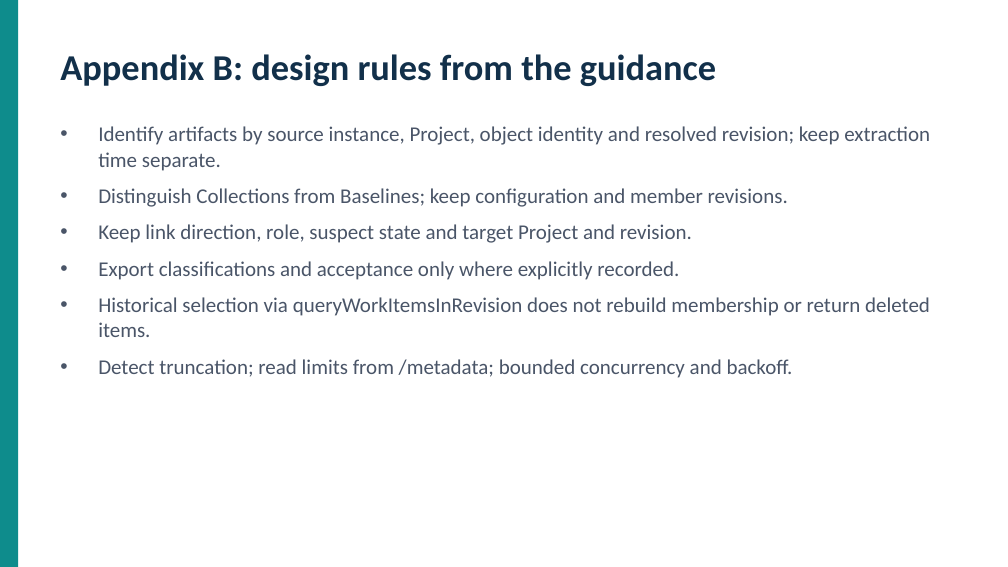
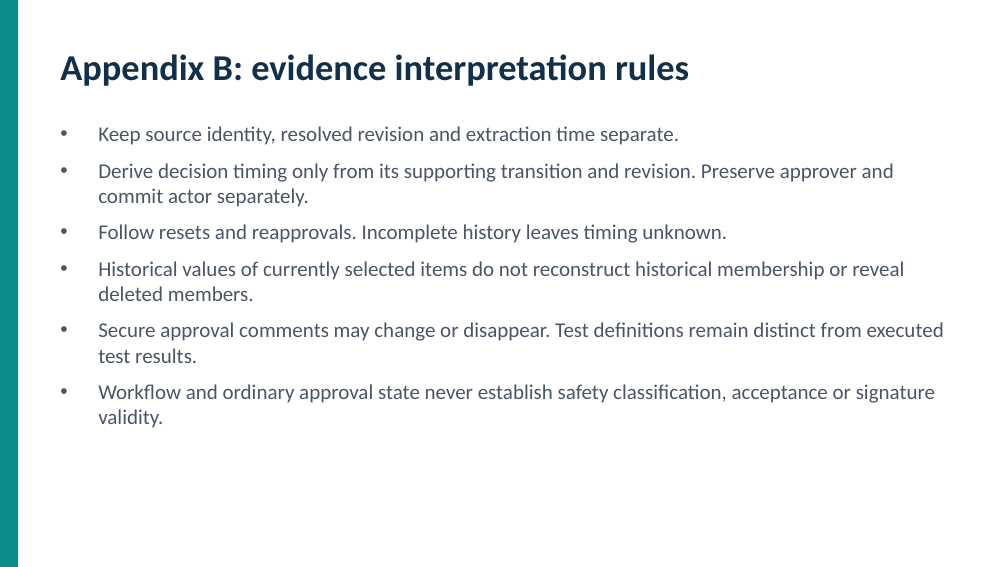
Before and after one commit to SRAC-Project/srac-polarion, a slide deck: slide 12 of presentations/SRAC_Polarion_Integration v3.pptx. Drawn at 1008x567 pixels with LibreOffice and Linux fonts; fonts in the diff are those of the drawing. Boxes give left, top, right and bottom in pixels: in the first picture for what was removed or moved away, otherwise in the second. Text is boxed around its words. In the diff, an @@ line names an element or a change of style, - is before the commit and + after.

Commit message:
Address evidence review with versioned contracts and coherent bundles

```diff
--- a/presentations/SRAC_Polarion_Integration v3.pptx
+++ b/presentations/SRAC_Polarion_Integration v3.pptx
@@ text at (60, 54, 689, 86): text changed @@
-Appendix B: design rules from the guidance
+Appendix B: evidence interpretation rules
@@ text at (98, 126, 944, 428): text changed @@
-• Identify artifacts by source instance, Project, object identity and resolved revision; keep extraction time separate.
-• Distinguish Collections from Baselines; keep configuration and member revisions.
-• Keep link direction, role, suspect state and target Project and revision.
-• Export classifications and acceptance only where explicitly recorded.
-• Historical selection via queryWorkItemsInRevision does not rebuild membership or return deleted items.
-• Detect truncation; read limits from /metadata; bounded concurrency and backoff.
+• Keep source identity, resolved revision and extraction time separate.
+• Derive decision timing only from its supporting transition and revision. Preserve approver and commit actor separately.
+• Follow resets and reapprovals. Incomplete history leaves timing unknown.
+• Historical values of currently selected items do not reconstruct historical membership or reveal deleted members.
+• Secure approval comments may change or disappear. Test definitions remain distinct from executed test results.
+• Workflow and ordinary approval state never establish safety classification, acceptance or signature validity.
```
Also in this commit, not shown: 6 other slides changed, 5 slides added, 5 slides removed, 31 other files.
